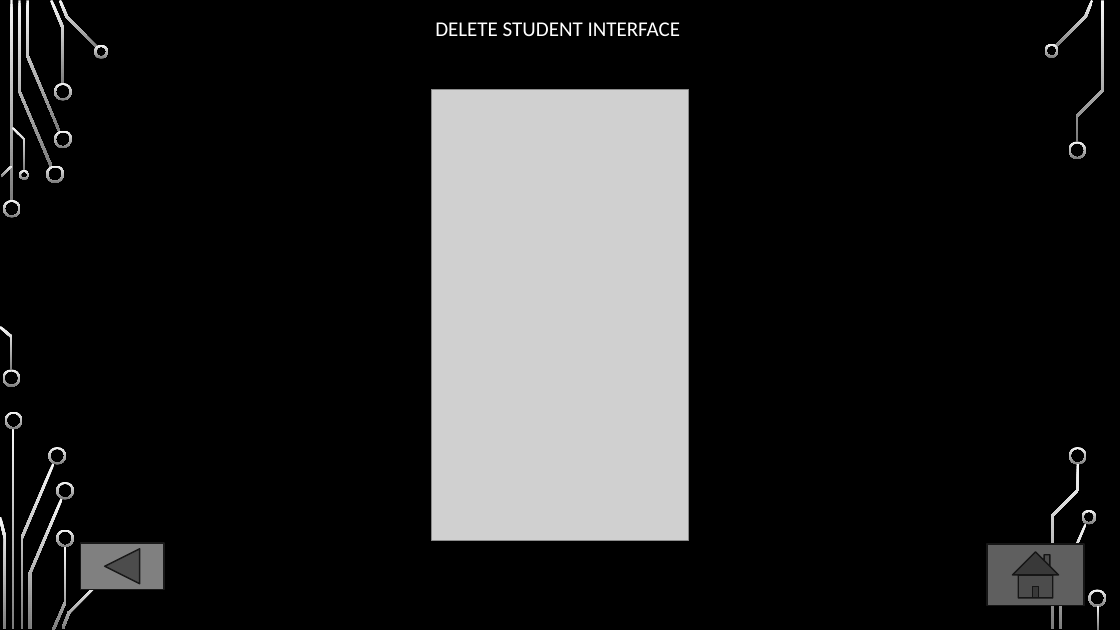
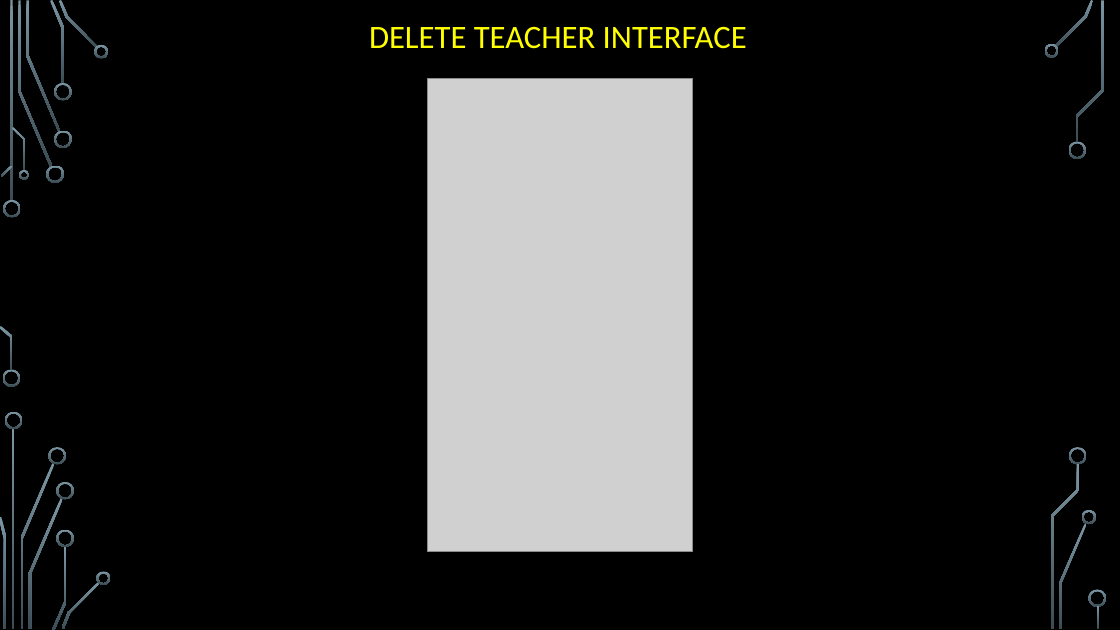
Before and after one commit to FarissAdnann/FYPGROUP2, a slide deck: slide 13 of Interface/INTERFACE.pptx. Drawn at 1120x630 pixels with LibreOffice and Linux fonts; fonts in the diff are those of the drawing; grey boxes stand for pictures; background and template pictures are left out. Boxes give left, top, right and bottom in pixels: in the first picture for what was removed or moved away, otherwise in the second. Text is boxed around its words. In the diff, an @@ line names an element or a change of style, - is before the commit and + after.

```diff
--- a/Interface/INTERFACE.pptx
+++ b/Interface/INTERFACE.pptx
@@ fill gradient #F8F8F8 to #7C7C7C to gradient #7C96A3 to #3B4C54 in 36 elements at box(3, 200, 21, 218), box(3, 370, 20, 387), box(18, 1, 52, 167), box(46, 166, 64, 183), box(26, 1, 60, 132), box(50, 0, 65, 84), box(54, 130, 71, 148), box(54, 83, 71, 101), box(59, 0, 97, 49), box(94, 45, 109, 58), box(1, 166, 13, 177), box(0, 326, 13, 371), box(12, 127, 25, 171), box(18, 170, 29, 180), box(13, 429, 15, 629), box(20, 463, 54, 628), box(5, 412, 23, 429), box(0, 517, 6, 628), box(49, 447, 66, 465), box(29, 498, 63, 629), box(52, 546, 66, 630), box(56, 482, 74, 500), box(56, 529, 74, 547), box(61, 581, 100, 629), box(97, 571, 111, 585), box(1055, 0, 1094, 47), box(1044, 44, 1059, 58), box(1069, 141, 1086, 159), box(1060, 523, 1087, 629), box(1082, 510, 1096, 524), box(1076, 1, 1104, 143), box(1070, 447, 1087, 465), box(1051, 464, 1080, 629), box(1089, 590, 1107, 607), box(1097, 606, 1100, 629), box(10, 1, 13, 202) @@
@@ text at box(369, 26, 747, 49): text changed; size 18 to 28 pt; text colour #FFFFFF to #FFFF00 @@
-DELETE STUDENT INTERFACE
+DELETE TEACHER INTERFACE
@@ picture: place and size @@
-picture at box(431, 90, 689, 541)
+picture at box(428, 78, 693, 551)
@@ action button back previous removed at box(81, 543, 164, 590) @@
@@ action button home removed at box(987, 544, 1085, 606) @@
```
Also in this commit, not shown: 11 other slides changed, 1 slide added, 1 slide removed, 6 other files.
